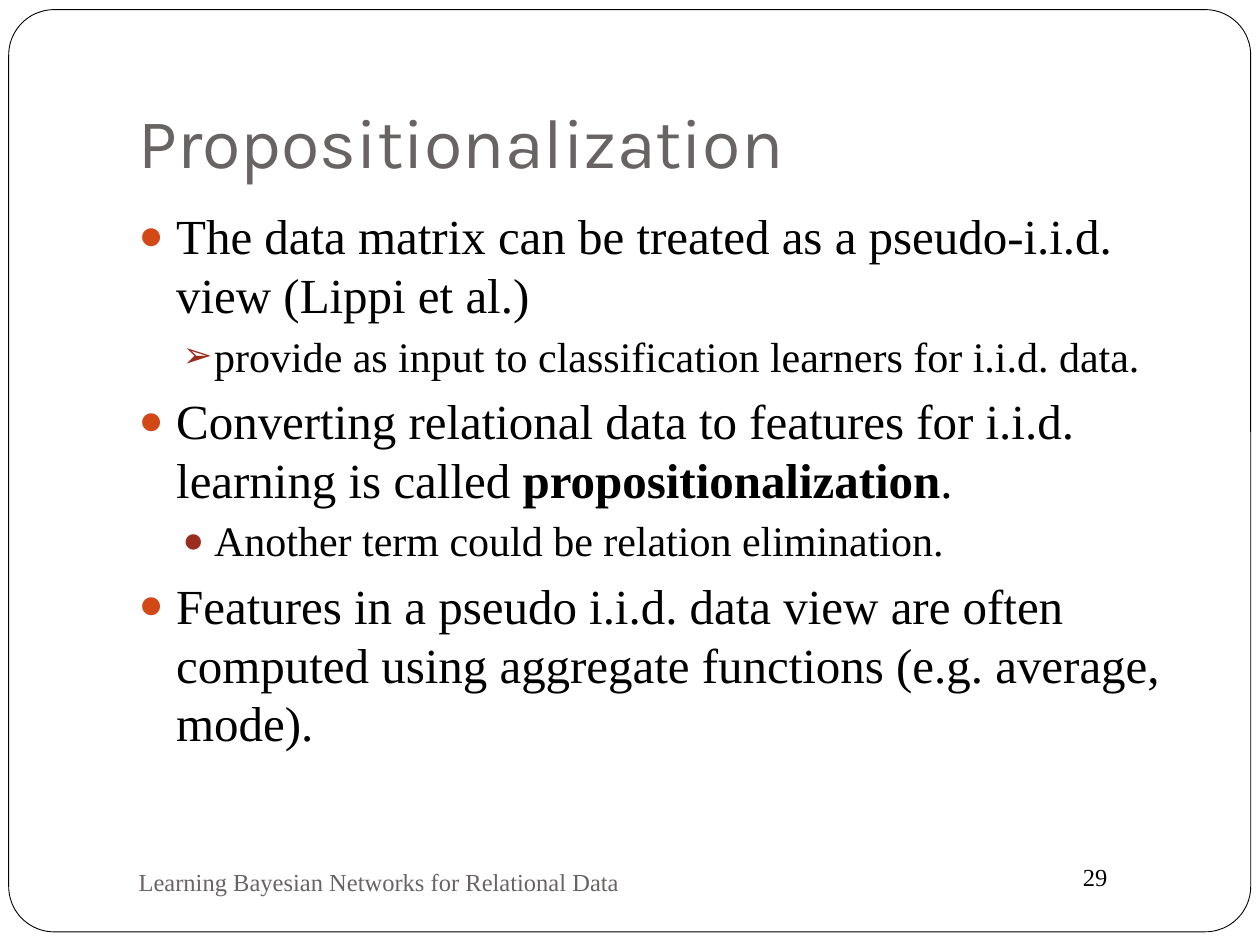
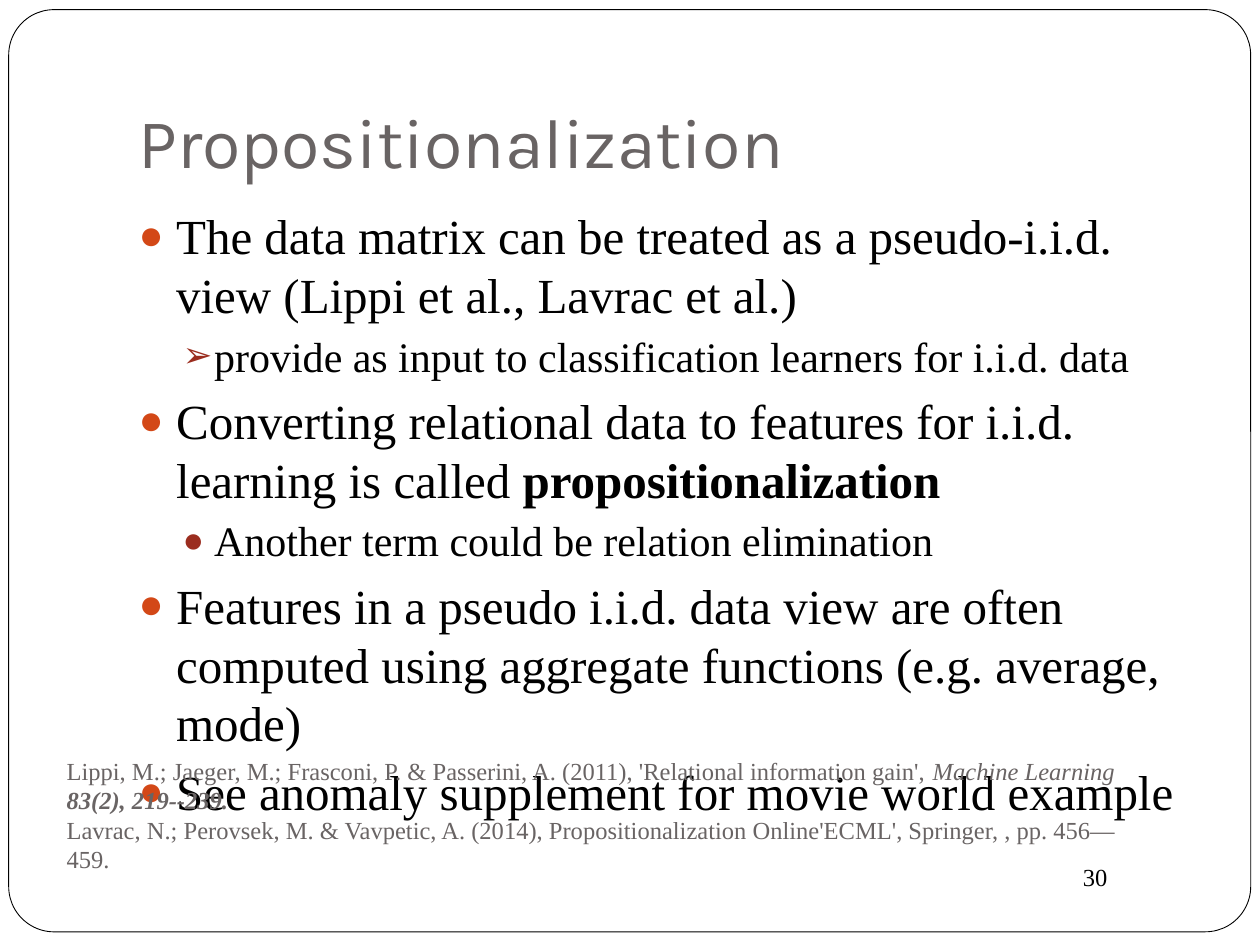
Before and after one commit to oschulte/srl-tutorial-slides, a slide deck: slide 30 of ch5-rel-bayes-net-classifier.pptx (slide 29 before the commit). Drawn at 1260x945 pixels with LibreOffice and Linux fonts; fonts in the diff are those of the drawing. Boxes give left, top, right and bottom in pixels: in the first picture for what was removed or moved away, otherwise in the second. Text is boxed around its words. In the diff, an @@ line names an element or a change of style, - is before the commit and + after.

Commit message:
adding classifier revision
also tutorial conclusion in anomaly chapter

```diff
--- a/ch5-rel-bayes-net-classifier.pptx
+++ b/ch5-rel-bayes-net-classifier.pptx
@@ text at (176, 220, 1159, 811): text changed @@
-● The data matrix can be treated as a pseudo-i.i.d. view (Lippi et al.)
-  ➢ provide as input to classification learners for i.i.d. data.
-● Converting relational data to features for i.i.d. learning is called propositionalization.
-  ● Another term could be relation elimination.
-● Features in a pseudo i.i.d. data view are often computed using aggregate functions (e.g. average, mode).
+● The data matrix can be treated as a pseudo-i.i.d. view (Lippi et al., Lavrac et al.)
+  ➢ provide as input to classification learners for i.i.d. data
+● Converting relational data to features for i.i.d. learning is called propositionalization
+  ● Another term could be relation elimination
+● Features in a pseudo i.i.d. data view are often computed using aggregate functions (e.g. average, mode)
+● See anomaly supplement for movie world example
@@ text added at (67, 763, 1115, 869), 14 pt, text #696464 @@
+Lippi, M.; Jaeger, M.; Frasconi, P. & Passerini, A. (2011), 'Relational information gain', Machine Learning 83(2), 219--239.
+Lavrac, N.; Perovsek, M. & Vavpetic, A. (2014), Propositionalization Online'ECML', Springer, , pp. 456—459.
@@ page number at (1083, 869, 1108, 887): text changed @@
-29
+30
@@ text removed at (139, 874, 618, 897) @@
-Learning Bayesian Networks for Relational Data
```
Also in this commit, not shown: 18 other slides changed, 1 slide added, 2 slides removed, 1 other file.
